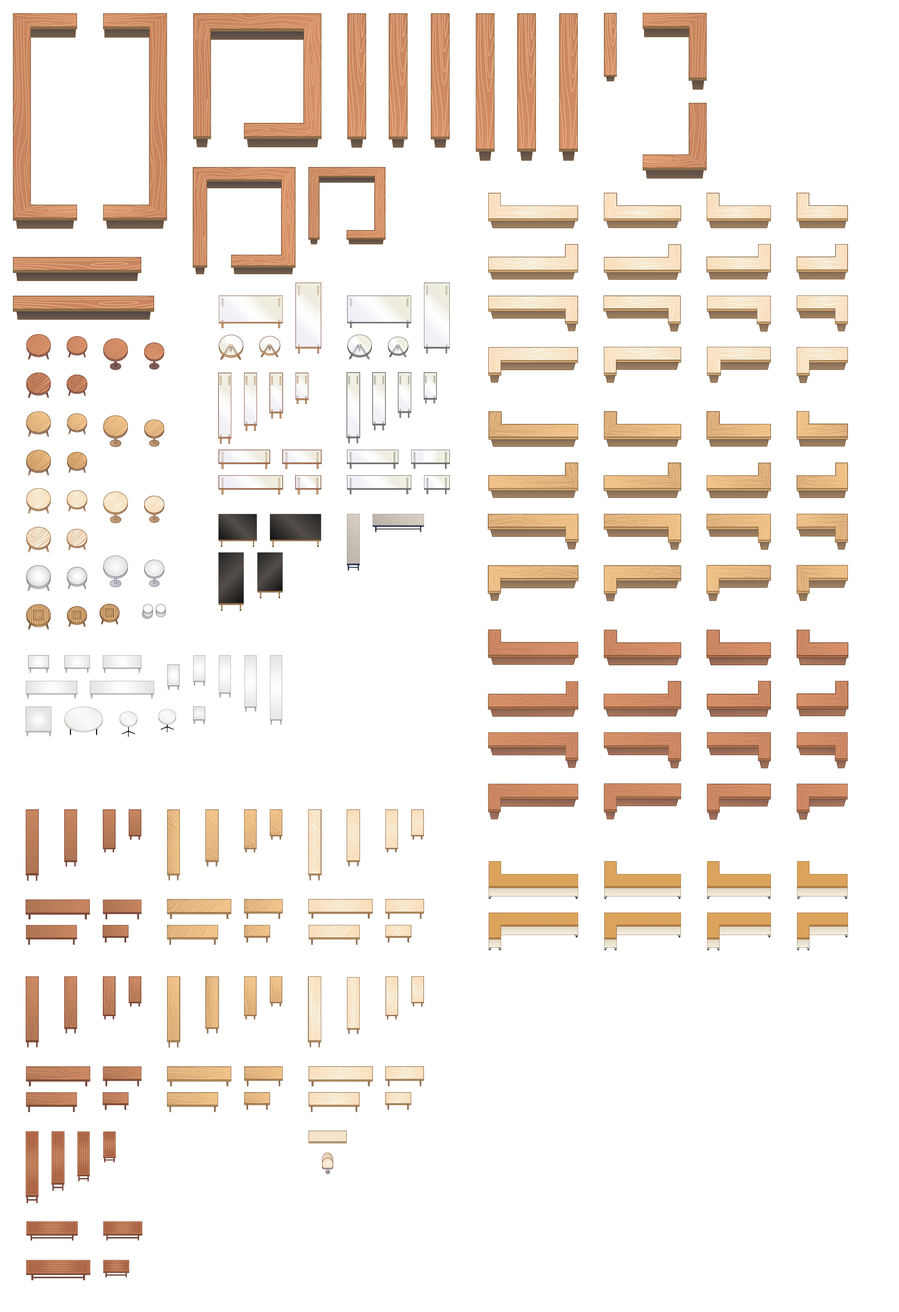
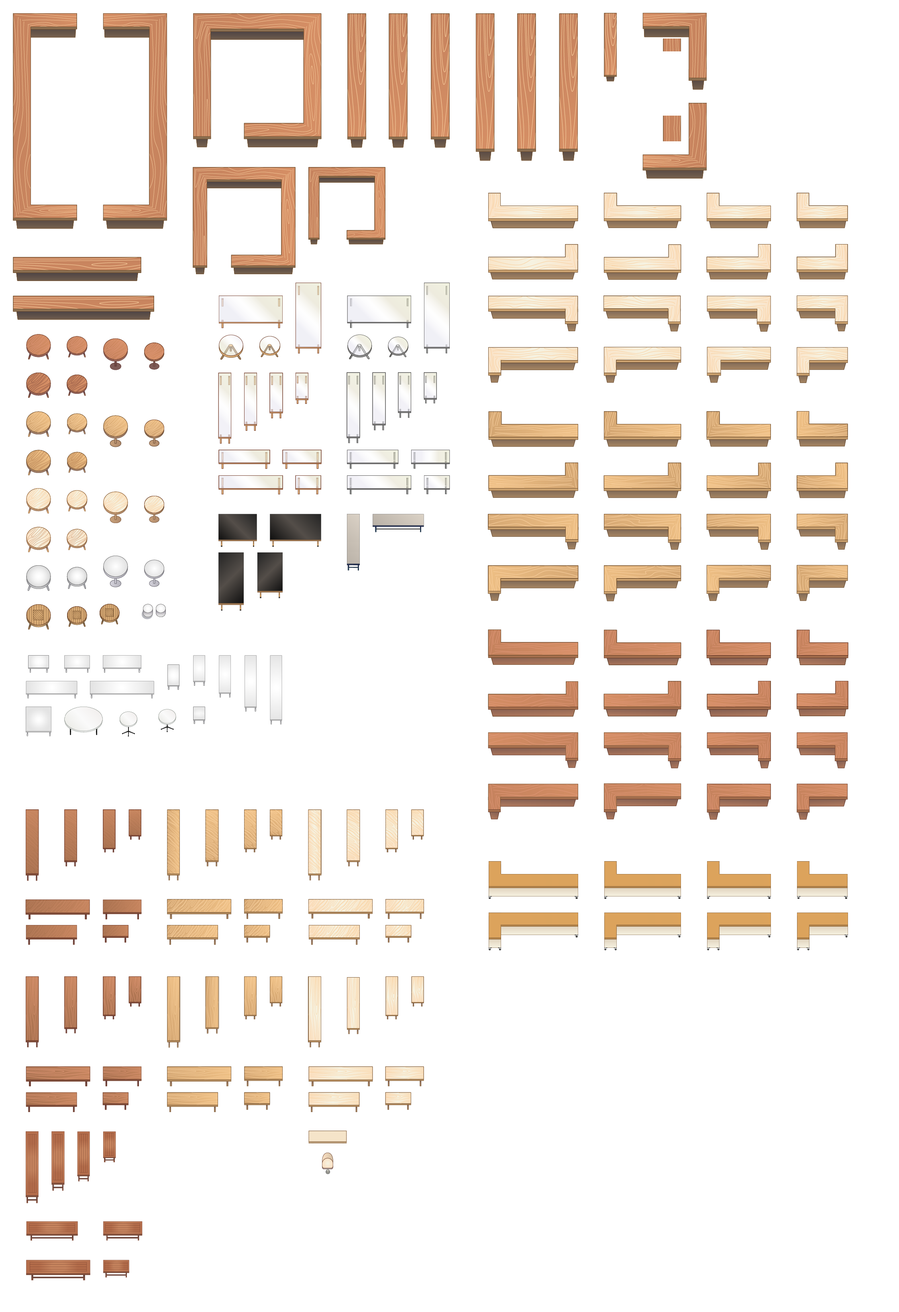
Layered file, before and after one edit (899×1312). Changes by layer:
painted on "100R_Tables.png" over [662, 38, 693, 142]
